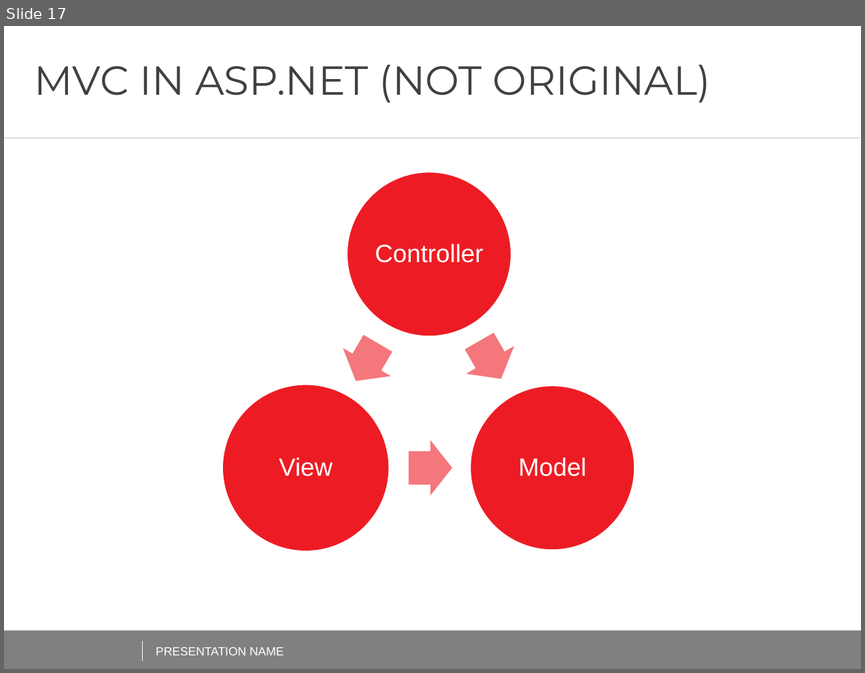
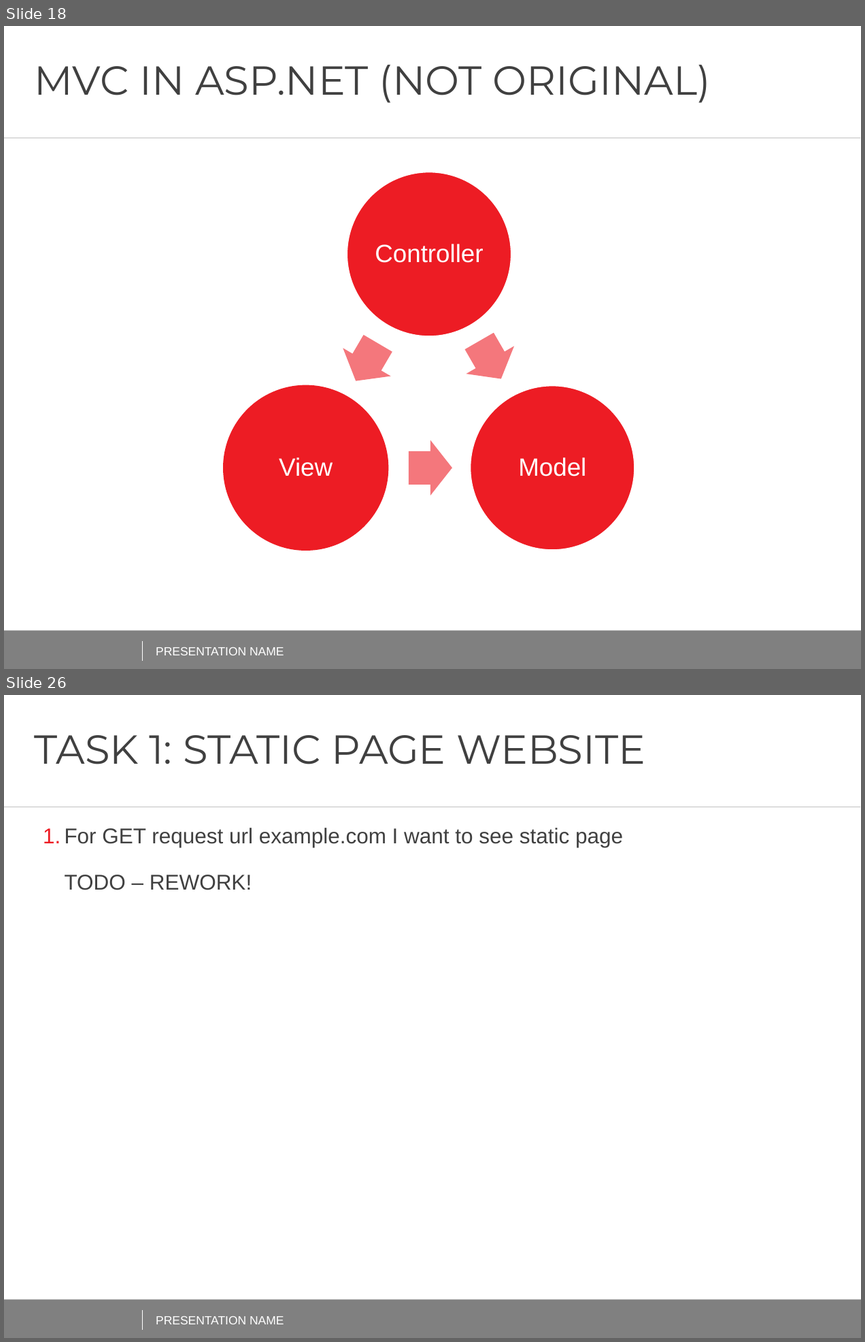
Before and after one commit to AndreiShenets/ASP.NET-Lectures, a slide deck: ASP.NET - iTechArt 2018.pptx. Shown one above the other, each under a label of ours: slide 17 before the commit, slides 18 and 26 after it; the slides between them are not shown. The pictures are 865x673 and 865x1342 pixels, drawn with LibreOffice and Linux fonts; fonts in the diff are those of the drawing; background and template pictures are left out. Boxes give left, top, right and bottom in pixels: in the first picture for what was removed or moved away, otherwise in the second. Text is boxed around its words. In the diff, an @@ line names an element or a change of style, - is before the commit and + after.

```diff
--- a/ASP.NET - iTechArt 2018.pptx
+++ b/ASP.NET - iTechArt 2018.pptx
@@ slide 26 added at (4, 695, 861, 1338), background #FFFFFF; not listed: 4 template elements that a slide beside it also shows @@
@@ title added at (35, 735, 645, 764), 34 pt, text #404040 @@
+TASK 1: STATIC PAGE WEBSITE
@@ text added at (65, 828, 623, 890), 18 pt, text #404040 @@
+1. For GET request url example.com I want to see static page
+   TODO – REWORK!
@@ text added at (156, 1316, 283, 1324), 10 pt, text #FFFFFF @@
+PRESENTATION NAME
@@ what was slide 17 is now slide 18 @@
```
Also in this commit, not shown: 3 slides changed, 50 other slides added.
